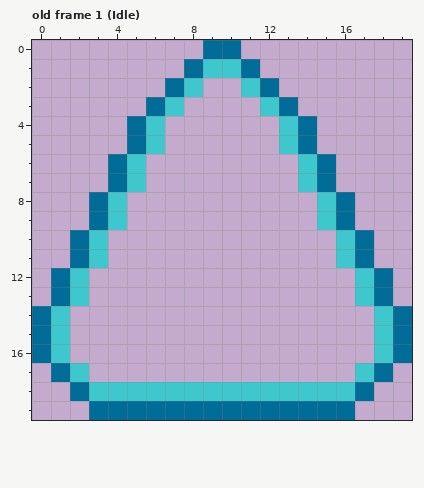
File history of a pixel-art file, assets/shield-aura.aseprite. Above, as it was before the edit.
20x20 pixels, 1 frame. Shown: old frame 1 (Idle). The commit also changed other frames, which this record leaves out.
And afterwards:
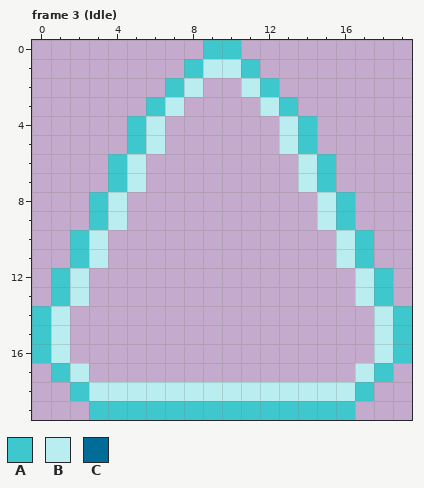
Palette (. is transparent): A #3ec7cc  B #b9edf0  C #006c97
A new or re-ordered frame is compared with the old frame closest to it.
Difference:
frames 1 -> 4
Changed rows in their new state; - is an unchanged pixel.
Frame 3 (Idle) is new; against old frame 1 (Idle):
first column x 0:
 0 ---------AA---------
 1 --------ABBA--------
 2 -------AB--BA-------
 3 ------AB----BA------
 4 -----AB------BA-----
 5 -----AB------BA-----
 6 ----AB--------BA----
 7 ----AB--------BA----
 8 ---AB----------BA---
 9 ---AB----------BA---
10 --AB------------BA--
11 --AB------------BA--
12 -AB--------------BA-
13 -AB--------------BA-
14 AB----------------BA
15 AB----------------BA
16 AB----------------BA
17 -AB--------------BA-
18 --ABBBBBBBBBBBBBBA--
19 ---AAAAAAAAAAAAAA---
